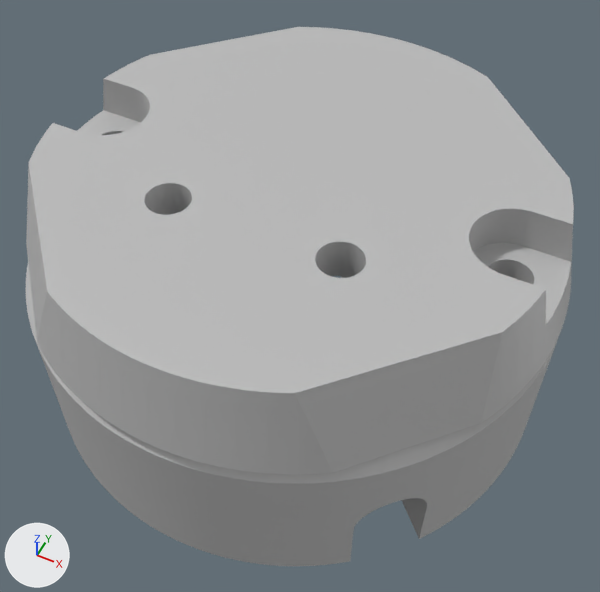
The COLLADA model src/robot_descriptions/printed_man_description/meshes/visual/link6.dae: old version first, new version second.
Before and after are seen from a 50 mm lens placed at (0.0192, -0.0379, 0.0352), pointed at (0.0003, -0.0002, -0.012). Arrows for +X, +Y and +Z are at lower left; the lights stay in place. The first picture is the older version. Where no turn or scale is listed for an object, it has been applied to the vertices. Vertices at exactly the same position are counted once.

Names of what the first picture shows: 'node0.005'.
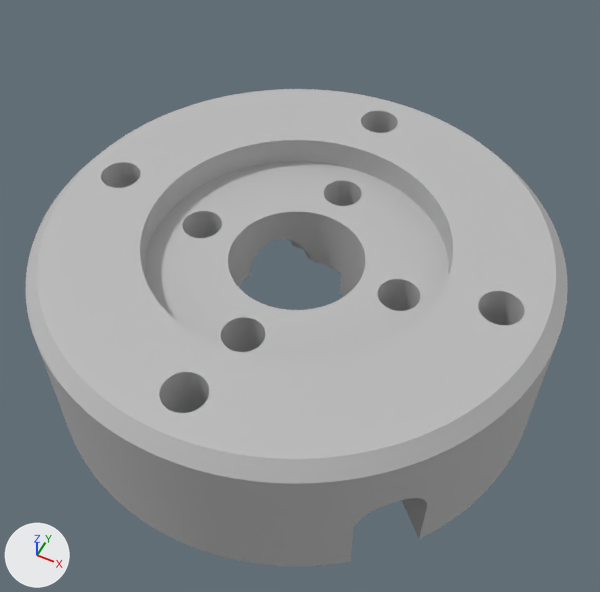
The newer file is also turned or shifted as a whole; pictures and numbers use the older file's frame.

Boxes (x1, y1, x2, y2) around the edits, measured in the pictures (600 x 592 px):
'node0.005', reshaped (11% shorter): before (26, 27, 574, 566); after (26, 89, 568, 566)
part 1 of me_part__feature469, deleted: before (26, 27, 574, 475)

Patch to the scene script:
```diff
--- a/src/robot_descriptions/printed_man_description/meshes/visual/link6.dae.py
+++ b/src/robot_descriptions/printed_man_description/meshes/visual/link6.dae.py
@@ me_part__feature469 @@
 # used by ob_node0_005; location = (0.0, 0.0, -0.018)
-me_part__feature469.from_pydata(...)  # 6056 vertices, 12614 faces; spans x -0.019..0.019, y -0.019..0.0259, z 0.0..0.018
+me_part__feature469.from_pydata(...)  # 4682 vertices, 9400 faces; spans x -0.019..0.019, y -0.019..0.0259, z 0.0..0.012
+# me_part__feature469 part 1: 1374 vertices removed from x -0.019..0.019, y -0.019..0.019, z 0.012..0.018
 me_part__feature469.materials.append(mat_part__feature469)
-me_part__feature469.materials.append(mat_part__feature470)  # grey #bbbbbb
```
